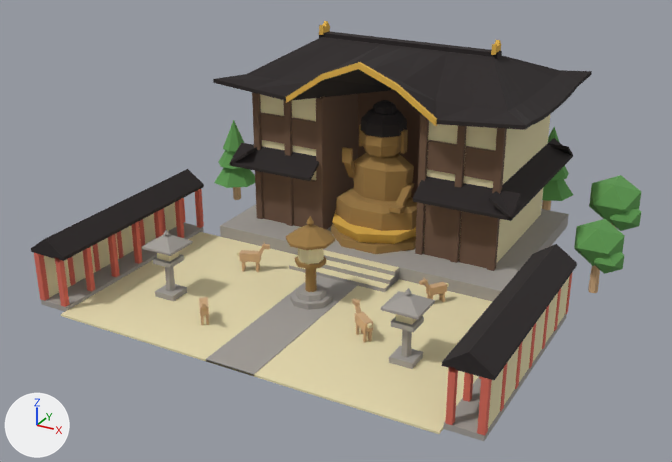
The Blender file content/landmarks/todai-ji-daibutsu.blend: old version first, new version second.
Rendered twice from a 50 mm lens placed at (14.8, -29.5, 15.4), pointed at (-0.6, -1.6, 1.5). Arrows for +X, +Y and +Z are at lower left; the lights stay in place. The older version comes first.

Objects in the first picture: 'todaiji_bronze', 'todaiji_cream', 'todaiji_darkwood', 'todaiji_foliage', 'todaiji_gold', 'todaiji_roof', 'todaiji_stone', 'todaiji_vermilion' and 13 more.
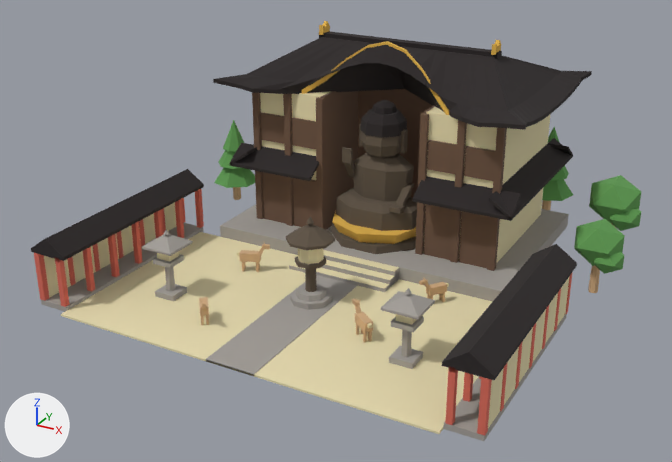
Where the change shows, as pixel boxes (x1, y1, x2, y2) in the pictures (672 x 462 px):
'todaiji_bronze', recoloured (darker): (286, 124, 417, 292) in both
'todaiji_gold', reshaped (7% narrower): before (286, 21, 501, 244); after (301, 21, 501, 244)
part 1 of me_todaiji_gold, added: after (301, 41, 449, 115)
part 2 of me_todaiji_gold, deleted: before (286, 62, 437, 126)
part 3 of me_todaiji_roof, cut back: before (215, 40, 508, 127); after (213, 37, 592, 130)

The change, as a diff of the scene's bpy script:
```diff
--- a/content/landmarks/todai-ji-daibutsu.blend.py
+++ b/content/landmarks/todai-ji-daibutsu.blend.py
@@ mat_bronze @@
 mat_bronze = principled_material('bronze')
-mat_bronze.base_color = (0.332, 0.195, 0.0595)  # brown #9c7a45
+mat_bronze.base_color = (0.112, 0.0844, 0.0578)  # brown #5e5244
 mat_bronze.roughness = 1.0
@@ me_todaiji_gold @@
 # used by ob_todaiji_gold; location = (0.0, 0.0, 0.0)
-me_todaiji_gold.from_pydata(...)  # 60 vertices, 44 faces; spans x -3.68..3.68, y -0.97..3.32, z 0.8..8.17
+me_todaiji_gold.from_pydata(...)  # 76 vertices, 60 faces; spans x -3.68..3.68, y -0.95..3.32, z 0.8..8.17
+# me_todaiji_gold part 1: a new loose piece of 36 vertices spanning x -3.0..3.0, y 0.16..1.36, z 5.91..8.07, in mat_gold (orange #e2b34c)
+# me_todaiji_gold part 2: the loose piece of 20 vertices spanning x -3.0..3.0, y -0.97..-0.84, z 5.91..7.77 is deleted
 me_todaiji_gold.materials.append(mat_gold)
@@ me_todaiji_roof @@
 # used by ob_todaiji_roof; location = (0.0, 0.0, 0.0)
-me_todaiji_roof.from_pydata(...)  # 246 vertices, 342 faces; spans x -8.4..8.4, y -9.1..7.1, z 2.0..7.8
+me_todaiji_roof.from_pydata(...)  # 374 vertices, 598 faces; spans x -8.4..8.4, y -9.1..7.1, z 2.0..8.1
+# me_todaiji_roof part 3: 8 vertices moved from x -3.0..3.0, y -0.9, z 6.0..7.1 to x -3.8..3.8, y -0.4..0.2, z 6.0..6.2; 9 vertices removed from x -3.9..3.9, y -0.9..-0.1, z 6.5..7.8; 137 vertices added at x -6.0..6.0, y -0.9..6.9, z 5.9..8.1
 me_todaiji_roof.materials.append(mat_roof)
```
